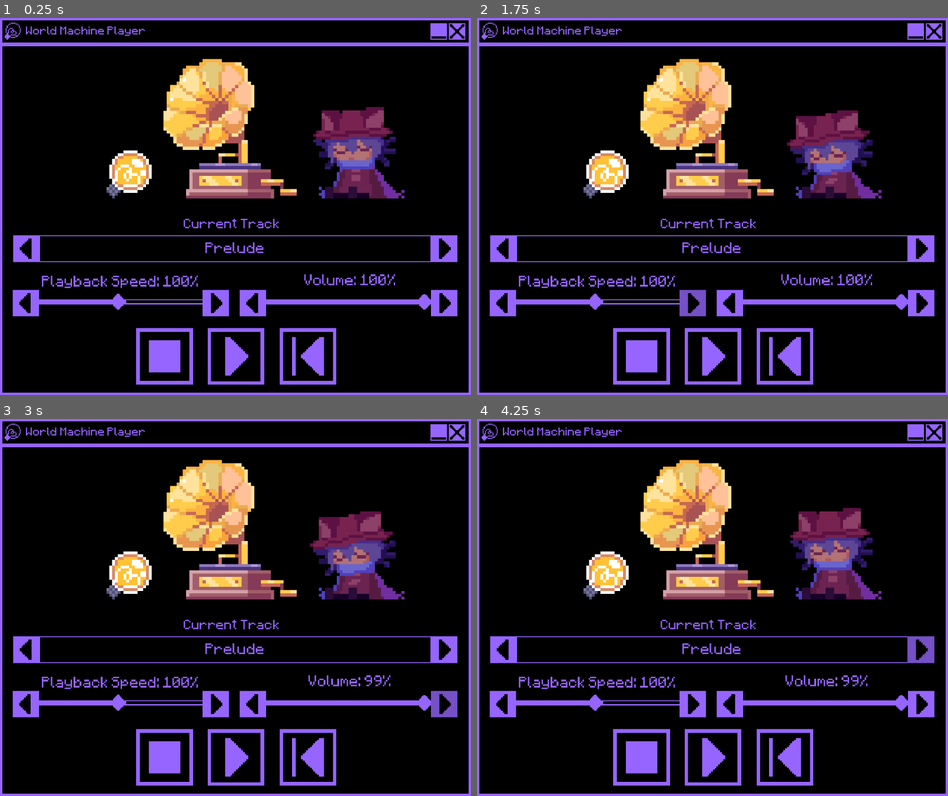
Above: before the commit, frames 1-4 (two rows, left to right).
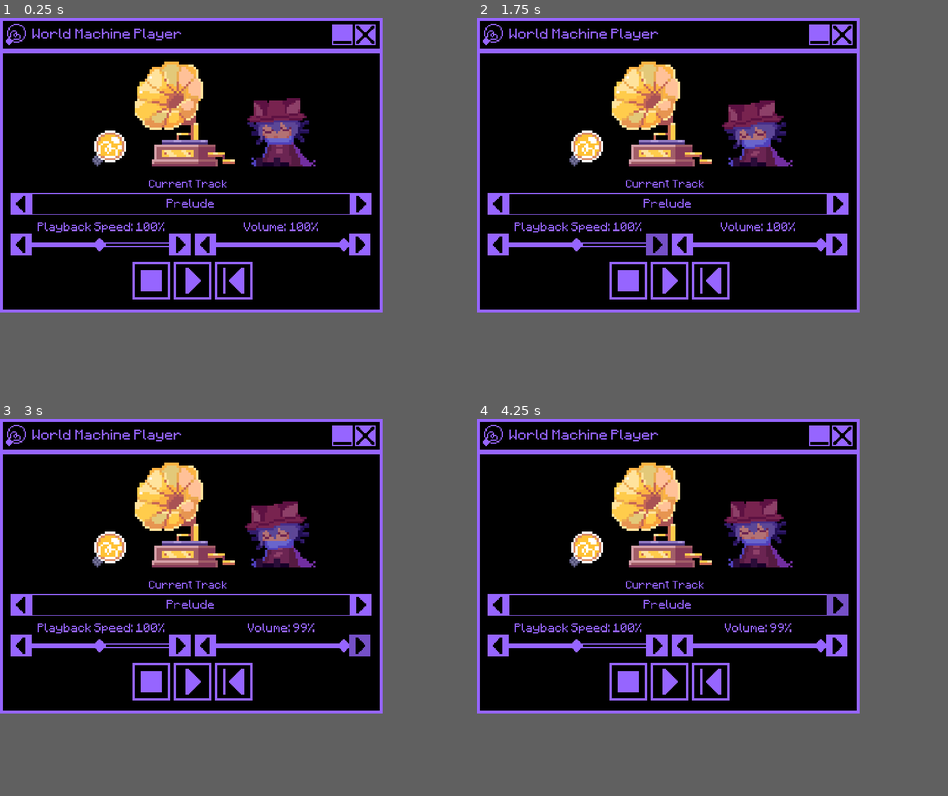
Above: after the commit, the same moments.

Repository: DimaBroZY/World-Machine-Player
Game: Godot game, scene res://main.tscn
Two runs of this game, one before a commit and one after it. Both use one fixed random seed, a clock stepped at 60 frames per second and the inputs below. Sound files missing from this copy of the repository are replaced by a short silence.
Inputs (mouse positions are in pixels of both pictures, inside the frame that each line leads up to; where the layout moved, square brackets give the same spot in the first picture):
- Up to frame 1 (0.25 s): no input
- Up to frame 2 (1.75 s): click (505, 308) [500, 304] at 0.5 s; click (698, 308) [693, 304] at 1.25 s
- Up to frame 3 (3 s): click (254, 709) [254, 705] at 2 s; click (442, 709) [442, 705] at 2.75 s
- Up to frame 4 (4.25 s): click (919, 656) [919, 648] at 3.5 s
The window is 800x640 before the commit and 650x500 after it. Grey fills any space a smaller window leaves; there, only what the larger window draws over its background counts as a difference.

The runs differ from the first frame. In frame 1, 30% of the frame differs, in the area x 0-100%, y 0-100%; in frame 2, 30%; in frame 3, 30%; in frame 4, 30%.

Commit message:
Add files via upload
1.0.2

Diff:
--- a/main.gd
+++ b/main.gd
@@ -5,6 +5,8 @@
 @onready var curTrack = $MainWindow/CurrentTrack/PanelContainer/CurrentTrackName
 @onready var niko = $MainWindow/Objects/Niko
 @onready var gramophone = $MainWindow/Objects/Gramophone
+@onready var volumeControl = $MainWindow/VolumeControl
+@onready var speedControl = $MainWindow/PlaybackSpeedControlNode
 
 # куча переменных
 var MUSIC_FILE = preload("res://music/Prelude.mp3")
@@ -174,15 +176,15 @@
 	gramophone.animPlayer.pause()
 
 func _on_speed_control_slide_value_changed(value: float) -> void:
-	$MainWindow/PlaybackSpeedControlNode/SpeedValue.text = "Playback Speed: " + str(int($MainWindow/PlaybackSpeedControlNode/SpeedControlSlide.value)) + "%"
-	music.pitch_scale = $MainWindow/PlaybackSpeedControlNode/SpeedControlSlide.value / 100
-	niko.animPlayer.speed_scale = $MainWindow/PlaybackSpeedControlNode/SpeedControlSlide.value / 100
-	gramophone.animPlayer.speed_scale = $MainWindow/PlaybackSpeedControlNode/SpeedControlSlide.value / 100
+	$MainWindow/PlaybackSpeedControlNode/SpeedValue.text = "Playback Speed: " + str(int(speedControl.speedControlSlide.value)) + "%"
+	music.pitch_scale = speedControl.speedControlSlide.value / 100
+	niko.animPlayer.speed_scale = speedControl.speedControlSlide.value / 100
+	gramophone.animPlayer.speed_scale = speedControl.speedControlSlide.value / 100
 
 func _on_volume_control_slide_value_changed(value: float) -> void:
-	music.volume_db = $MainWindow/VolumeControl/VolumeControlSlide.value
+	music.volume_db = volumeControl.volumeControlSlide.value
 	$MainWindow/VolumeControl/VolumeValue.text = "Volume: "+ str(int(music.volume_db + 100))  + "%"
-	if $MainWindow/VolumeControl/VolumeControlSlide.value == -100:
+	if volumeControl.volumeControlSlide.value == -100:
 			music.volume_db = -99999
 
 func _on_reverse_button_pressed() -> void:
@@ -193,22 +195,22 @@
 
 func _on_speed_minus_pressed() -> void:
 	music.pitch_scale -= 0.05
-	$MainWindow/PlaybackSpeedControlNode/SpeedControlSlide.value = music.pitch_scale * 100
+	speedControl.speedControlSlide.value = music.pitch_scale * 100
 
 func _on_speed_plus_pressed() -> void:
 	music.pitch_scale += 0.05
-	$MainWindow/PlaybackSpeedControlNode/SpeedControlSlide.value = music.pitch_scale * 100
+	speedControl.speedControlSlide.value = music.pitch_scale * 100
 
 func _on_volume_minus_pressed() -> void:
 	if music.volume_db >= -100:
 		music.volume_db -= 1
-		$MainWindow/VolumeControl/VolumeControlSlide.value = music.volume_db
+		volumeControl.volumeControlSlide.value = music.volume_db
 		$MainWindow/VolumeControl/VolumeValue.text = "Volume: "+ str(int(music.volume_db + 100))  + "%"
-		if $MainWindow/VolumeControl/VolumeControlSlide.value == -100:
+		if volumeControl.volumeControlSlide.value == -100:
 				music.volume_db = -99999
 
 func _on_volume_plus_pressed() -> void:
 	if music.volume_db != 1:
 		music.volume_db += 1
-		$MainWindow/VolumeControl/VolumeControlSlide.value = music.volume_db
+		volumeControl.volumeControlSlide.value = music.volume_db
 		$MainWindow/VolumeControl/VolumeValue.text = "Volume: "+ str(int(music.volume_db + 99)) + "%"
--- a/main.tscn
+++ b/main.tscn
@@ -51,13 +51,13 @@
 anchors_preset = 15
 anchor_right = 1.0
 anchor_bottom = 1.0
-offset_bottom = 0.0007324219
 grow_horizontal = 2
 grow_vertical = 2
 script = ExtResource("1_1bvp3")
 
 [node name="MainWindow" parent="." instance=ExtResource("2_1bvp3")]
 layout_mode = 1
+offset_bottom = 0.0
 
 [node name="AudioStreamPlayer" type="AudioStreamPlayer" parent="MainWindow"]
 stream = SubResource("AudioStream_efxa6")
@@ -65,25 +65,26 @@
 [node name="Objects" type="Control" parent="MainWindow"]
 texture_filter = 1
 anchors_preset = 0
-offset_left = 9.0
-offset_top = -6.0
-offset_right = 49.0
-offset_bottom = 34.0
+offset_left = 150.0
+offset_top = 71.0
+offset_right = 800.0
+offset_bottom = 379.3333
+scale = Vector2(0.6, 0.6)
 
 [node name="Gramophone" parent="MainWindow/Objects" instance=ExtResource("3_ycdy4")]
 layout_mode = 1
-offset_left = 476.0
-offset_top = 217.0
-offset_right = 476.0
-offset_bottom = 217.0
+offset_left = 269.99997
+offset_top = 130.0
+offset_right = 269.99997
+offset_bottom = 130.0
 scale = Vector2(6.9, 6.9)
 
 [node name="Niko" parent="MainWindow/Objects" instance=ExtResource("1_ig7tw")]
 layout_mode = 1
-offset_left = 748.00006
-offset_top = 291.00003
-offset_right = 748.00006
-offset_bottom = 291.00003
+offset_left = 542.0
+offset_top = 204.00002
+offset_right = 542.0
+offset_bottom = 204.00002
 scale = Vector2(1.4900024, 1.4900024)
 mouse_filter = 2
 
@@ -92,22 +93,28 @@
 anchors_preset = 0
 anchor_right = 0.0
 anchor_bottom = 0.0
-offset_left = 211.0
-offset_top = 281.0
-offset_right = 211.0
-offset_bottom = 281.0
+offset_left = 4.999977
+offset_top = 194.0
+offset_right = 4.999977
+offset_bottom = 194.0
 grow_horizontal = 1
 grow_vertical = 1
 scale = Vector2(6, 6)
 
 [node name="Buttons" type="Control" parent="MainWindow"]
 layout_mode = 1
-anchors_preset = 15
-anchor_right = 1.0
-anchor_bottom = 1.0
+anchors_preset = 8
+anchor_left = 0.5
+anchor_top = 0.5
+anchor_right = 0.5
+anchor_bottom = 0.5
+offset_left = -100.0
+offset_top = 164.0
+offset_right = 155.0
+offset_bottom = 244.0
 grow_horizontal = 2
 grow_vertical = 2
-scale = Vector2(1.0016644, 1)
+scale = Vector2(0.8, 0.8)
 mouse_filter = 2
 
 [node name="PlayPauseButton" type="TextureButton" parent="MainWindow/Buttons"]
@@ -118,10 +125,9 @@
 anchor_top = 1.0
 anchor_right = 0.5
 anchor_bottom = 1.0
-offset_left = -60.0
-offset_top = -142.0
-offset_right = 60.0
-offset_bottom = -22.0
+offset_left = -39.5
+offset_top = -80.0
+offset_right = 40.50006
 grow_horizontal = 2
 grow_vertical = 0
 texture_normal = SubResource("AtlasTexture_pgsak")
@@ -129,55 +135,55 @@
 
 [node name="StopButton" type="TextureButton" parent="MainWindow/Buttons"]
 layout_mode = 0
-offset_left = 289.0
-offset_top = 658.0
-offset_right = 409.0
-offset_bottom = 778.0
+offset_right = 80.0
+offset_bottom = 80.0
 texture_normal = ExtResource("5_lquwl")
 texture_hover = ExtResource("8_yaehf")
 stretch_mode = 0
 
 [node name="ReverseButton" type="TextureButton" parent="MainWindow/Buttons"]
 layout_mode = 0
-offset_left = 593.0
-offset_top = 658.0
-offset_right = 713.0
-offset_bottom = 778.0
+offset_left = 175.0
+offset_right = 255.00006
+offset_bottom = 80.0
 texture_normal = ExtResource("6_efxa6")
 texture_hover = ExtResource("10_074og")
 stretch_mode = 0
 
 [node name="PlaybackSpeedControlNode" parent="MainWindow" instance=ExtResource("6_7mycd")]
-position = Vector2(66, 577)
-scale = Vector2(2.8, 2.8)
-
-[node name="SpeedControlSlide" parent="MainWindow/PlaybackSpeedControlNode" index="0"]
-min_value = 50.0
-max_value = 150.0
-step = 5.0
+layout_mode = 0
+offset_left = 18.0
+offset_top = 337.0
+offset_right = 186.0
+offset_bottom = 373.0
+scale = Vector2(1.82, 1.84)
 
 [node name="SpeedMinus" type="TextureButton" parent="MainWindow/PlaybackSpeedControlNode"]
-offset_left = -14.0
-offset_right = 6.0
-offset_bottom = 20.0
+layout_mode = 0
+offset_top = 16.0
+offset_right = 20.0
+offset_bottom = 36.0
 texture_normal = ExtResource("7_5vw27")
 texture_hover = ExtResource("14_vivmo")
 stretch_mode = 0
 
 [node name="SpeedPlus" type="TextureButton" parent="MainWindow/PlaybackSpeedControlNode"]
-offset_left = 130.0
-offset_right = 150.0
-offset_bottom = 20.0
+layout_mode = 0
+offset_left = 148.0
+offset_top = 16.0
+offset_right = 168.0
+offset_bottom = 36.0
 texture_normal = ExtResource("8_kek77")
 texture_hover = ExtResource("15_2cqfq")
 stretch_mode = 0
 
 [node name="SpeedValue" type="Label" parent="MainWindow/PlaybackSpeedControlNode"]
 texture_filter = 1
-offset_left = 7.1428585
-offset_top = -12.857134
-offset_right = 537.1429
-offset_bottom = 57.142868
+layout_mode = 0
+offset_left = 24.0
+offset_top = 2.717
+offset_right = 554.0
+offset_bottom = 72.717
 scale = Vector2(0.23, 0.23)
 text = "Playback Speed: 100%"
 label_settings = SubResource("LabelSettings_kek77")
@@ -185,37 +191,44 @@
 vertical_alignment = 1
 
 [node name="VolumeControl" parent="MainWindow" instance=ExtResource("10_4c57u")]
-position = Vector2(565, 580)
-scale = Vector2(2.8, 2.8)
-
-[node name="VolumeControlSlide" parent="MainWindow/VolumeControl" index="0"]
-value = 0.0
-scrollable = false
+layout_mode = 1
+anchors_preset = -1
+anchor_left = 0.03333332
+anchor_top = 0.6679999
+anchor_right = 0.033333335
+anchor_bottom = 0.6679999
+offset_left = 309.33337
+offset_top = 3.0000305
+offset_right = 473.33337
+offset_bottom = 39.00003
+scale = Vector2(1.82, 1.84)
 
 [node name="VolumeMinus" type="TextureButton" parent="MainWindow/VolumeControl"]
-offset_left = -20.0
-offset_top = -1.0
-offset_bottom = 19.0
+layout_mode = 0
+offset_top = 15.55555
+offset_right = 20.0
+offset_bottom = 35.55555
 texture_normal = ExtResource("7_5vw27")
 texture_hover = ExtResource("14_vivmo")
 stretch_mode = 0
-metadata/_edit_use_anchors_ = true
 
 [node name="VolumePlus" type="TextureButton" parent="MainWindow/VolumeControl"]
-offset_left = 125.0
-offset_top = -1.0
-offset_right = 145.0
-offset_bottom = 19.0
+layout_mode = 0
+offset_left = 144.44444
+offset_top = 15.55555
+offset_right = 164.44444
+offset_bottom = 35.55555
 texture_normal = ExtResource("8_kek77")
 texture_hover = ExtResource("15_2cqfq")
 stretch_mode = 0
 
 [node name="VolumeValue" type="Label" parent="MainWindow/VolumeControl"]
 texture_filter = 1
-offset_left = 2.5
-offset_top = -15.0
-offset_right = 532.5
-offset_bottom = 55.0
+layout_mode = 0
+offset_left = 19.780218
+offset_top = 2.7173915
+offset_right = 549.7802
+offset_bottom = 72.71739
 scale = Vector2(0.23, 0.23)
 text = "Volume: 100%"
 label_settings = SubResource("LabelSettings_kek77")
@@ -224,24 +237,27 @@
 
 [node name="CurrentTrack" type="Control" parent="MainWindow"]
 anchors_preset = 0
-offset_right = 40.0
-offset_bottom = 40.0
+offset_left = 18.000002
+offset_top = 268.0
+offset_right = 960.0
+offset_bottom = 368.0
+scale = Vector2(0.65, 0.65)
 
 [node name="CurrentTrackLabel" type="Label" parent="MainWindow/CurrentTrack"]
 layout_mode = 0
-offset_left = 390.0
-offset_top = 420.0
-offset_right = 594.0
-offset_bottom = 461.0
+offset_left = 361.99997
+offset_top = 4.4444275
+offset_right = 566.0
+offset_bottom = 45.444427
 text = "Current Track"
 label_settings = SubResource("LabelSettings_ycdy4")
 
 [node name="PanelContainer" type="PanelContainer" parent="MainWindow/CurrentTrack"]
 layout_mode = 0
-offset_left = 83.0
-offset_top = 461.0
-offset_right = 916.0
-offset_bottom = 518.0
+offset_left = 54.99998
+offset_top = 45.44443
+offset_right = 888.0
+offset_bottom = 102.44443
 size_flags_vertical = 0
 theme_override_styles/panel = SubResource("StyleBoxFlat_0d6xb")
 
@@ -259,20 +275,20 @@
 
 [node name="PreviousTrack" type="TextureButton" parent="MainWindow/CurrentTrack"]
 layout_mode = 0
-offset_left = 28.0
-offset_top = 461.0
-offset_right = 85.0
-offset_bottom = 518.0
+offset_left = -2.0345055e-05
+offset_top = 45.44443
+offset_right = 56.99998
+offset_bottom = 102.44443
 texture_normal = ExtResource("7_5vw27")
 texture_hover = ExtResource("14_vivmo")
 stretch_mode = 0
 
 [node name="NextTrack" type="TextureButton" parent="MainWindow/CurrentTrack"]
 layout_mode = 0
-offset_left = 914.0
-offset_top = 461.0
-offset_right = 971.0
-offset_bottom = 518.0
+offset_left = 885.99994
+offset_top = 45.44443
+offset_right = 942.99994
+offset_bottom = 102.44443
 texture_normal = ExtResource("8_kek77")
 texture_hover = ExtResource("15_2cqfq")
 stretch_mode = 0
@@ -281,9 +297,6 @@
 [connection signal="pressed" from="MainWindow/Buttons/PlayPauseButton" to="." method="_on_play_pause_button_pressed"]
 [connection signal="pressed" from="MainWindow/Buttons/StopButton" to="." method="_on_stop_button_pressed"]
 [connection signal="pressed" from="MainWindow/Buttons/ReverseButton" to="." method="_on_reverse_button_pressed"]
-[connection signal="focus_exited" from="MainWindow/PlaybackSpeedControlNode/SpeedControlSlide" to="MainWindow/PlaybackSpeedControlNode" method="_on_speed_control_slide_focus_exited"]
-[connection signal="mouse_entered" from="MainWindow/PlaybackSpeedControlNode/SpeedControlSlide" to="MainWindow/PlaybackSpeedControlNode" method="_on_speed_control_slide_mouse_entered"]
-[connection signal="mouse_exited" from="MainWindow/PlaybackSpeedControlNode/SpeedControlSlide" to="MainWindow/PlaybackSpeedControlNode" method="_on_speed_control_slide_mouse_exited"]
 [connection signal="value_changed" from="MainWindow/PlaybackSpeedControlNode/SpeedControlSlide" to="." method="_on_speed_control_slide_value_changed"]
 [connection signal="pressed" from="MainWindow/PlaybackSpeedControlNode/SpeedMinus" to="." method="_on_speed_minus_pressed"]
 [connection signal="pressed" from="MainWindow/PlaybackSpeedControlNode/SpeedPlus" to="." method="_on_speed_plus_pressed"]
--- a/playback_speed_control.tscn
+++ b/playback_speed_control.tscn
@@ -1,15 +1,29 @@
-[gd_scene load_steps=2 format=3 uid="uid://c71spviopjjg8"]
+[gd_scene load_steps=3 format=3 uid="uid://c71spviopjjg8"]
 
 [ext_resource type="Theme" uid="uid://coyfkert1wq05" path="res://Themes/OneShotDefault.tres" id="1_wiel3"]
 
-[node name="PlaybackSpeedControlNode" type="Node2D"]
+[sub_resource type="GDScript" id="GDScript_wiel3"]
+script/source = "extends Control
+
+@onready var speedControlSlide = $SpeedControlSlide
+"
+
+[node name="PlaybackSpeedControlNode" type="Control"]
+layout_mode = 3
+anchors_preset = 0
+offset_right = 40.0
+offset_bottom = 40.0
+script = SubResource("GDScript_wiel3")
 
 [node name="SpeedControlSlide" type="HSlider" parent="."]
-offset_left = 2.0
-offset_top = 1.0
-offset_right = 131.0
-offset_bottom = 17.0
+layout_mode = 0
+offset_left = 19.0
+offset_top = 18.0
+offset_right = 148.0
+offset_bottom = 34.0
 theme = ExtResource("1_wiel3")
-max_value = 200.0
+min_value = 50.0
+max_value = 150.0
+step = 5.0
 value = 100.0
 scrollable = false
--- a/project.godot
+++ b/project.godot
@@ -11,7 +11,7 @@
 [application]
 
 config/name="World Machine Player"
-config/version="1.0.0"
+config/version="1.0.2"
 run/main_scene="uid://br0vuvri2rao8"
 config/use_custom_user_dir=true
 config/custom_user_dir_name="WorldMachinePlayer"
@@ -30,8 +30,8 @@
 
 [display]
 
-window/size/viewport_width=1000
-window/size/viewport_height=800
+window/size/viewport_width=650
+window/size/viewport_height=500
 window/size/resizable=false
 window/size/borderless=true
 window/subwindows/embed_subwindows=false
--- a/volume_control.tscn
+++ b/volume_control.tscn
@@ -1,13 +1,26 @@
-[gd_scene load_steps=2 format=3 uid="uid://3y1aikb7e21v"]
+[gd_scene load_steps=3 format=3 uid="uid://3y1aikb7e21v"]
 
 [ext_resource type="Theme" uid="uid://coyfkert1wq05" path="res://Themes/OneShotDefault.tres" id="1_ekq8c"]
 
-[node name="VolumeControl" type="Node2D"]
+[sub_resource type="GDScript" id="GDScript_ekq8c"]
+script/source = "extends Control
+
+@onready var volumeControlSlide = $VolumeControlSlide
+"
+
+[node name="VolumeControl" type="Control"]
+layout_mode = 3
+anchors_preset = 0
+offset_right = 40.0
+offset_bottom = 40.0
+script = SubResource("GDScript_ekq8c")
 
 [node name="VolumeControlSlide" type="HSlider" parent="."]
-offset_right = 126.0
-offset_bottom = 16.0
+layout_mode = 0
+offset_left = 19.0
+offset_top = 18.0
+offset_right = 145.0
+offset_bottom = 34.0
 theme = ExtResource("1_ekq8c")
 min_value = -100.0
 max_value = 0.0
-value = -12.0
Not shown, changed: export_presets.cfg
